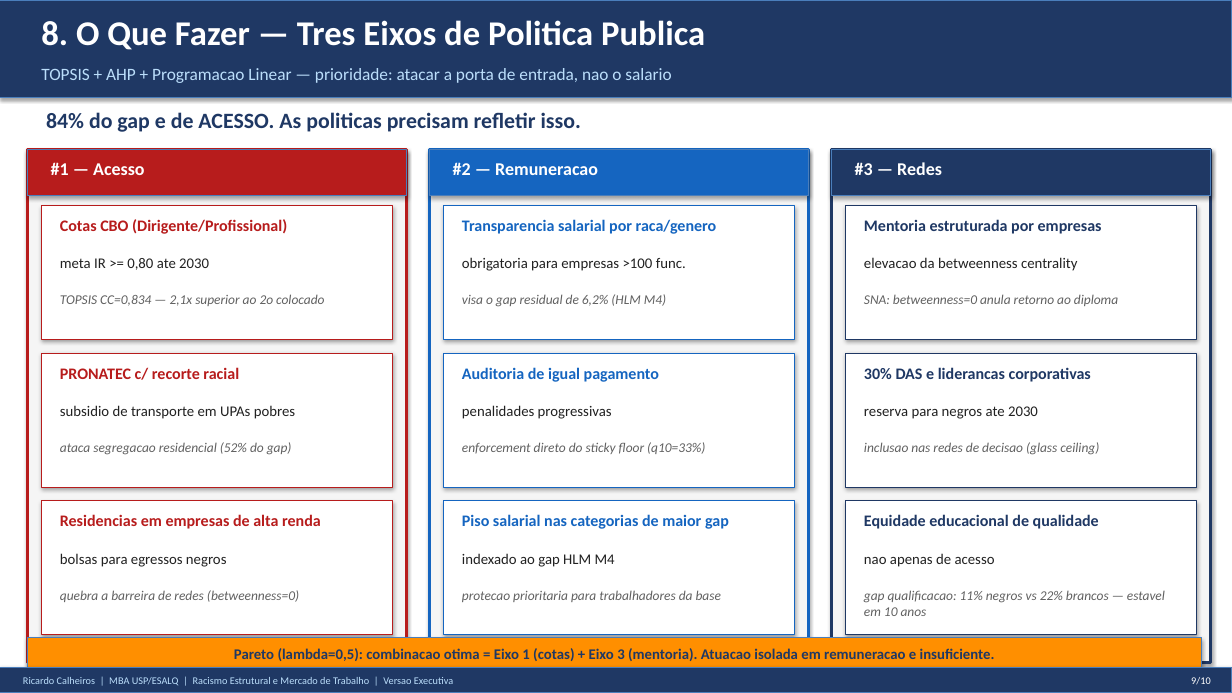
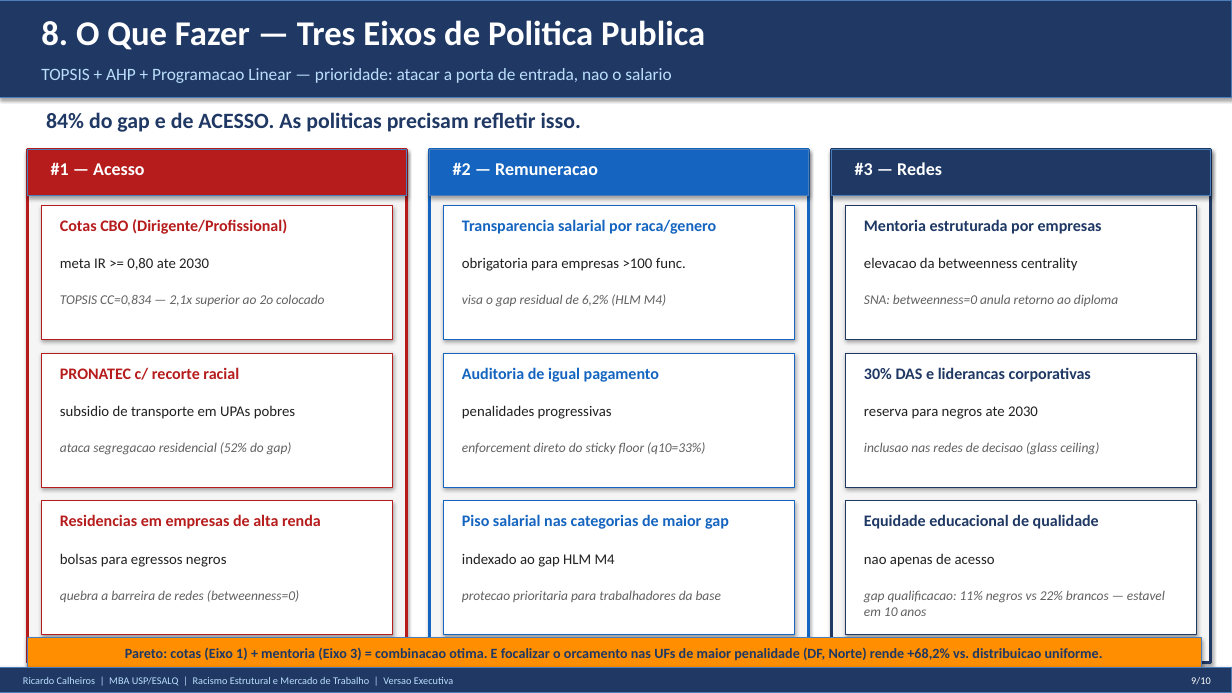
Before and after one commit to rickinrj-ux/ProjetoRacismoPNAD, a slide deck: slide 9 of apresentacao_executiva_tcc.pptx. Drawn at 1232x693 pixels with LibreOffice and Linux fonts; fonts in the diff are those of the drawing. Boxes give left, top, right and bottom in pixels: in the first picture for what was removed or moved away, otherwise in the second. Text is boxed around its words. In the diff, an @@ line names an element or a change of style, - is before the commit and + after.

```diff
--- a/apresentacao_executiva_tcc.pptx
+++ b/apresentacao_executiva_tcc.pptx
@@ text at (125, 647, 1103, 661): text changed; size 11.5 to 11 pt @@
-Pareto (lambda=0,5): combinacao otima = Eixo 1 (cotas) + Eixo 3 (mentoria). Atuacao isolada em remuneracao e insuficiente.
+Pareto: cotas (Eixo 1) + mentoria (Eixo 3) = combinacao otima. E focalizar o orcamento nas UFs de maior penalidade (DF, Norte) rende +68,2% vs. distribuicao uniforme.
```
Also in this commit, not shown: 2 other slides changed, 26 other files.
